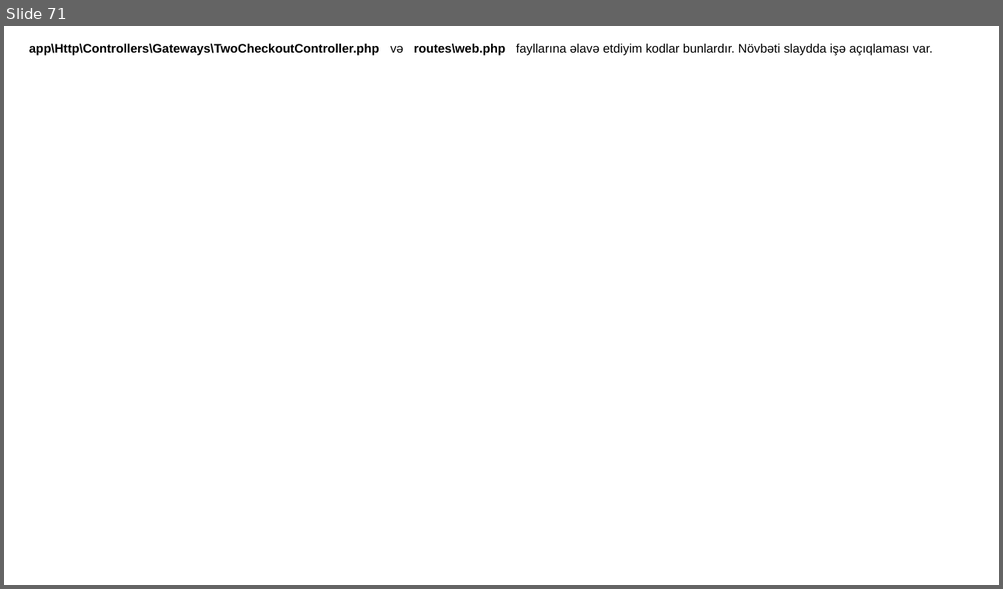
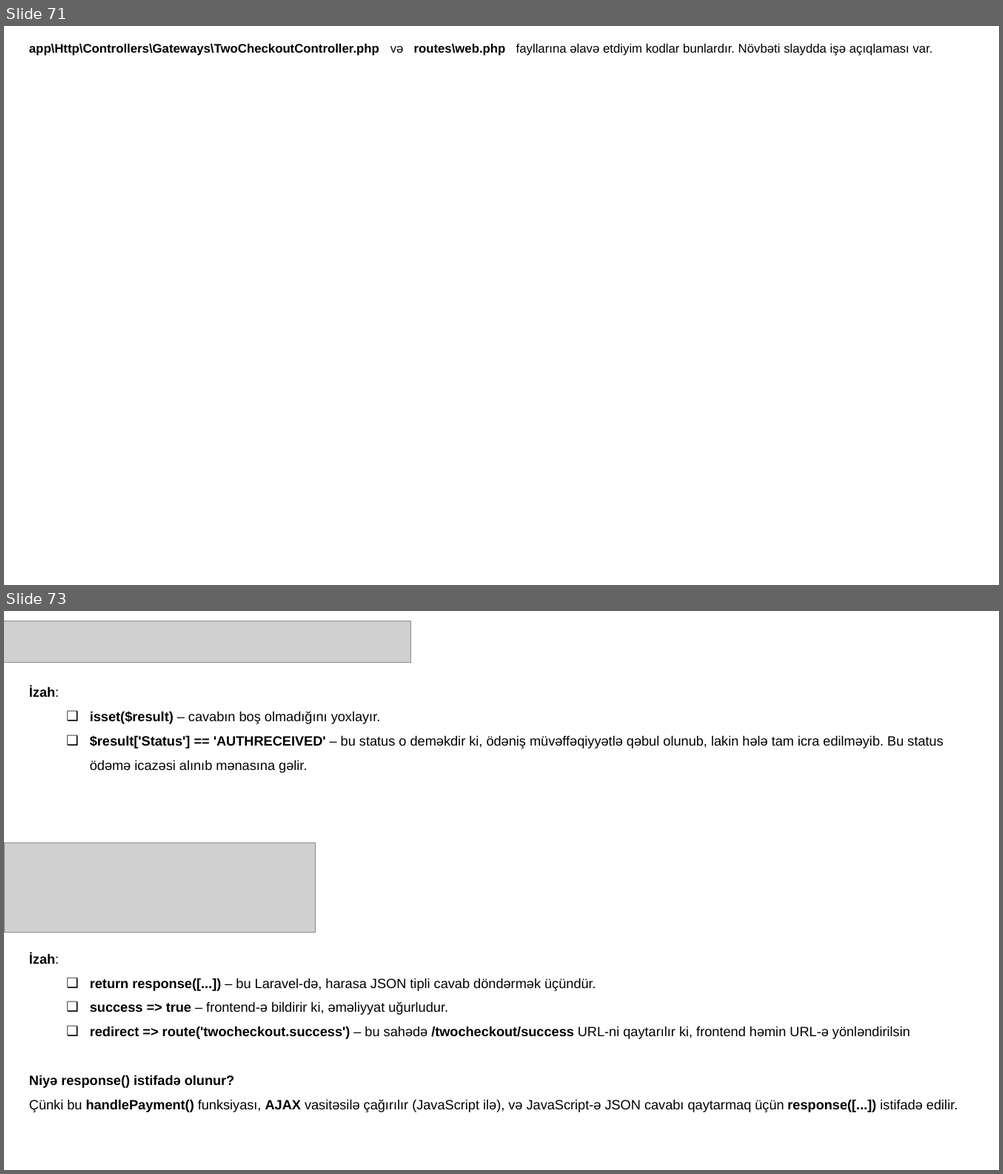
Before and after one commit to codeurient/Vendor-E-commerce, a slide deck: .lessons/44 2Checkout/1.pptx. Shown one above the other, each under a label of ours: slide 71 before the commit, slides 71 and 73 after it; the slides between them are not shown. The pictures are 1003x589 and 1003x1174 pixels, drawn with LibreOffice and Linux fonts; fonts in the diff are those of the drawing; grey boxes stand for pictures; background and template pictures are left out. Boxes give left, top, right and bottom in pixels: in the first picture for what was removed or moved away, otherwise in the second. Text is boxed around its words. In the diff, an @@ line names an element or a change of style, - is before the commit and + after.

```diff
--- a/.lessons/44 2Checkout/1.pptx
+++ b/.lessons/44 2Checkout/1.pptx
@@ slide 73 added at bbox=[4, 611, 999, 1170], background #FFFFFF @@
@@ picture added at bbox=[4, 621, 410, 663] @@
@@ text added at bbox=[29, 686, 957, 1113], 13 pt, text #000000 @@
+İzah:
+  ❑ isset($result) – cavabın boş olmadığını yoxlayır.
+  ❑ $result['Status'] == 'AUTHRECEIVED' – bu status o deməkdir ki, ödəniş müvəffəqiyyətlə qəbul olunub, lakin hələ tam icra edilməyib. Bu status ödəmə icazəsi alınıb mənasına gəlir.
+İzah:
+  ❑ return response([...]) – bu Laravel-də, harasa JSON tipli cavab döndərmək üçündür.
+  ❑ success => true – frontend-ə bildirir ki, əməliyyat uğurludur.
+  ❑ redirect => route('twocheckout.success') – bu sahədə /twocheckout/success URL-ni qaytarılır ki, frontend həmin URL-ə yönləndirilsin
+  Niyə response() istifadə olunur?
+  Çünki bu handlePayment() funksiyası, AJAX vasitəsilə çağırılır (JavaScript ilə), və JavaScript-ə JSON cavabı qaytarmaq üçün response([...]) istifadə edilir.
@@ picture added at bbox=[4, 843, 315, 933] @@
```
Also in this commit, not shown: 3 other slides added, 2 slides removed.
